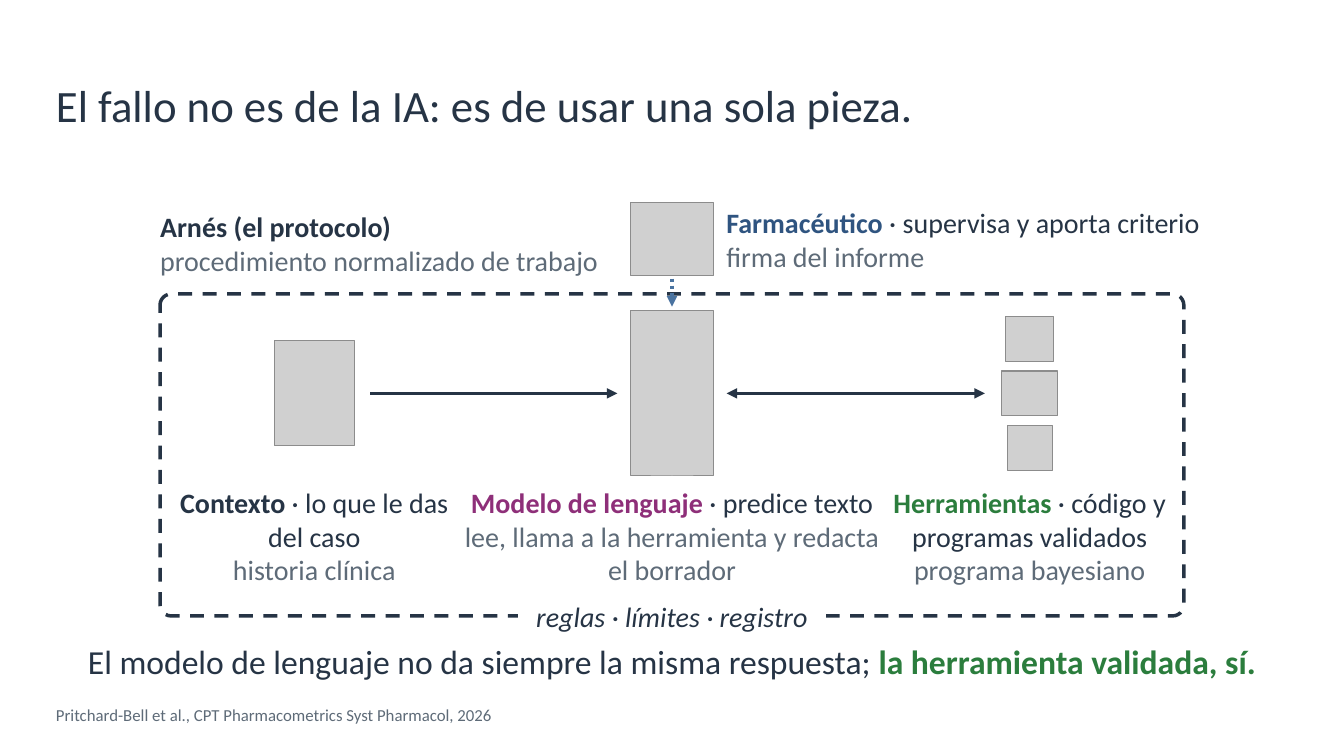
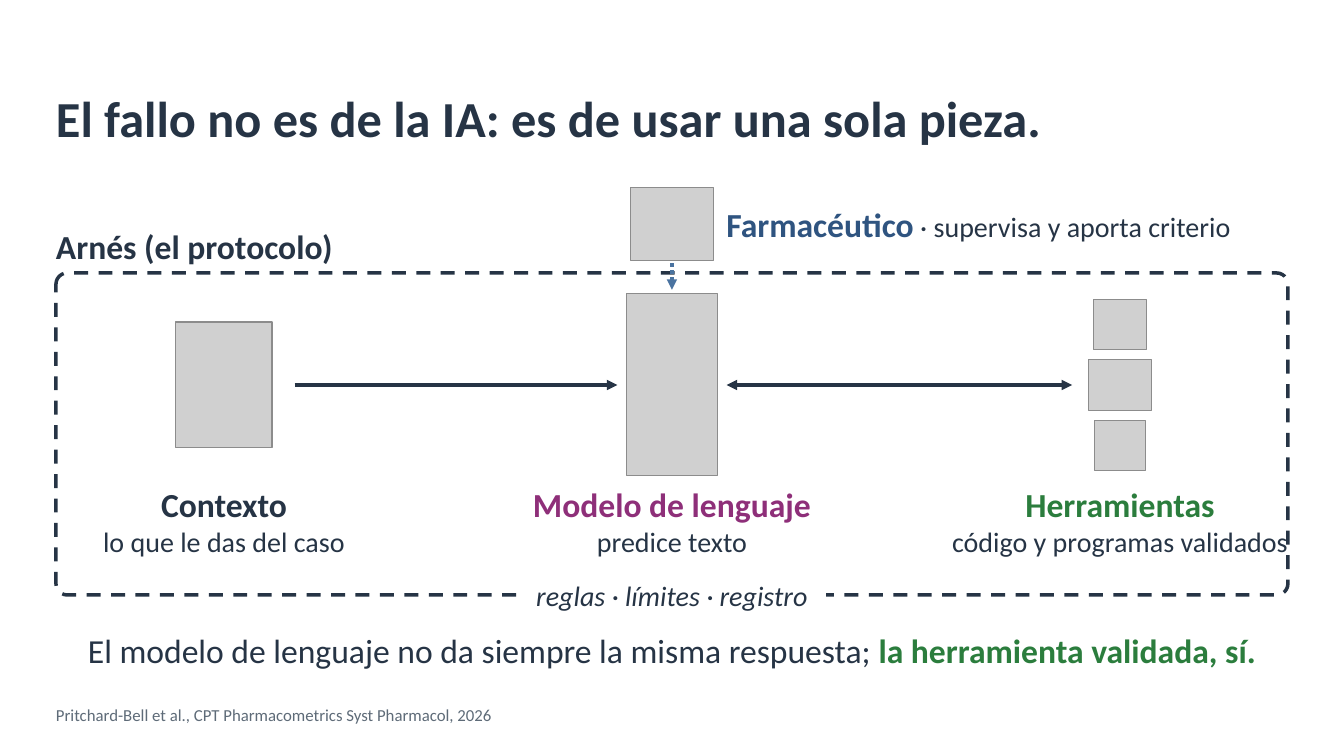
Before and after one commit to amonterodel/academic-pptx-skill, a slide deck: slide 6 of examples/sefh-71-ia-tdm/salida/ponencia-ia-tdm-montero.pptx. Drawn at 1344x756 pixels with LibreOffice and Linux fonts; fonts in the diff are those of the drawing; grey boxes stand for pictures; background and template pictures are left out. Boxes give left, top, right and bottom in pixels: in the first picture for what was removed or moved away, otherwise in the second. Text is boxed around its words. In the diff, an @@ line names an element or a change of style, - is before the commit and + after.

```diff
--- a/examples/sefh-71-ia-tdm/salida/ponencia-ia-tdm-montero.pptx
+++ b/examples/sefh-71-ia-tdm/salida/ponencia-ia-tdm-montero.pptx
@@ text "El fallo no es de ..." at [56, 101, 1041, 145]: size 32 to 36 pt, bold on; line spacing 0.92 to 1; vertical alignment top to middle @@
@@ picture: place and size @@
-picture at [630, 203, 714, 275]
+picture at [630, 188, 714, 260]
@@ text "Farmacéutico · supervisa y aporta ..." at [726, 213, 1230, 242]: size 20 to 24 pt in "Farmacéutico" @@
@@ text "Arnés (el protocolo)": place and size @@
-text "Arnés (el protocolo)" at [160, 216, 598, 276]
+text "Arnés (el protocolo)" at [56, 234, 332, 265]
@@ text "Arnés (el protocolo)" at [56, 234, 332, 265]: size 20 to 24 pt @@
@@ text at [160, 251, 598, 276]: paragraph removed @@
-procedimiento normalizado de trabajo
@@ arrow moved from (673, 278) - (673, 307) to (673, 263) - (673, 290) @@
@@ text at [726, 247, 924, 267]: paragraph removed @@
-firma del informe
@@ rounded rectangle: place and size @@
-rounded rectangle at [160, 294, 1185, 616]
+rounded rectangle at [56, 273, 1289, 595]
@@ picture: place and size @@
-picture at [631, 311, 714, 476]
+picture at [627, 294, 718, 477]
@@ picture: place and size @@
-picture at [1006, 317, 1054, 361]
+picture at [1094, 299, 1147, 350]
@@ picture: place and size @@
-picture at [274, 341, 355, 446]
+picture at [176, 322, 272, 448]
@@ arrow moved from (370, 393) - (617, 393) to (294, 385) - (617, 385) @@
@@ double arrow moved from (727, 393) - (985, 393) to (727, 385) - (1073, 385) @@
@@ picture: place and size @@
-picture at [1002, 371, 1059, 415]
+picture at [1089, 360, 1151, 410]
@@ picture: place and size @@
-picture at [1007, 425, 1052, 470]
+picture at [1095, 420, 1145, 471]
@@ text at [103, 495, 345, 557]: text changed @@
-Contexto · lo que le das del caso
-historia clínica
+Contexto
+lo que le das del caso
@@ text at [533, 493, 811, 557]: text changed; size 20 to 24 pt; text colour #5E6B78 to #8E2F79; bold on @@
-Modelo de lenguaje · predice texto
-lee, llama a la herramienta y redacta el borrador
+Modelo de lenguaje
+predice texto
@@ text at [952, 493, 1288, 559]: text changed @@
-Herramientas · código y programas validados
-programa bayesiano
+Herramientas
+código y programas validados
@@ text "reglas · límites · registro": place and size @@
-text "reglas · límites · registro" at [536, 607, 808, 632]
+text "reglas · límites · registro" at [536, 586, 808, 611]
@@ text "El modelo de lenguaje no ...": place and size @@
-text "El modelo de lenguaje no ..." at [88, 650, 1256, 680]
+text "El modelo de lenguaje no ..." at [88, 639, 1256, 669]
```
Also in this commit, not shown: 7 other slides changed, 4 other files.
